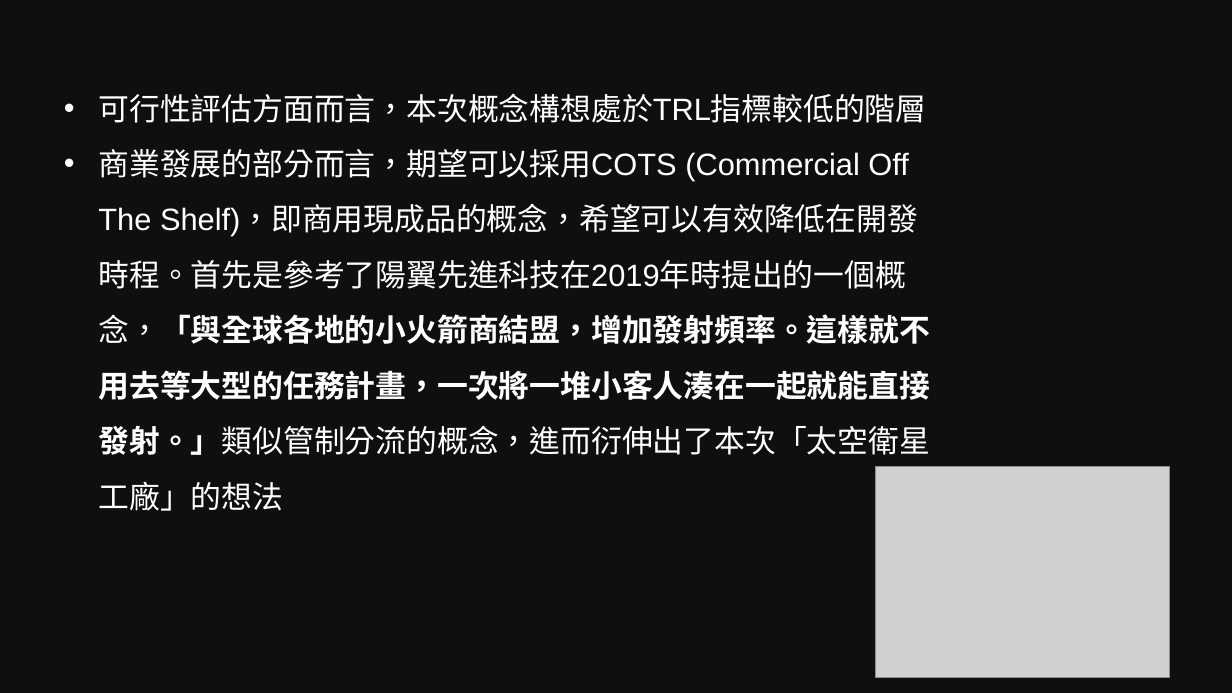
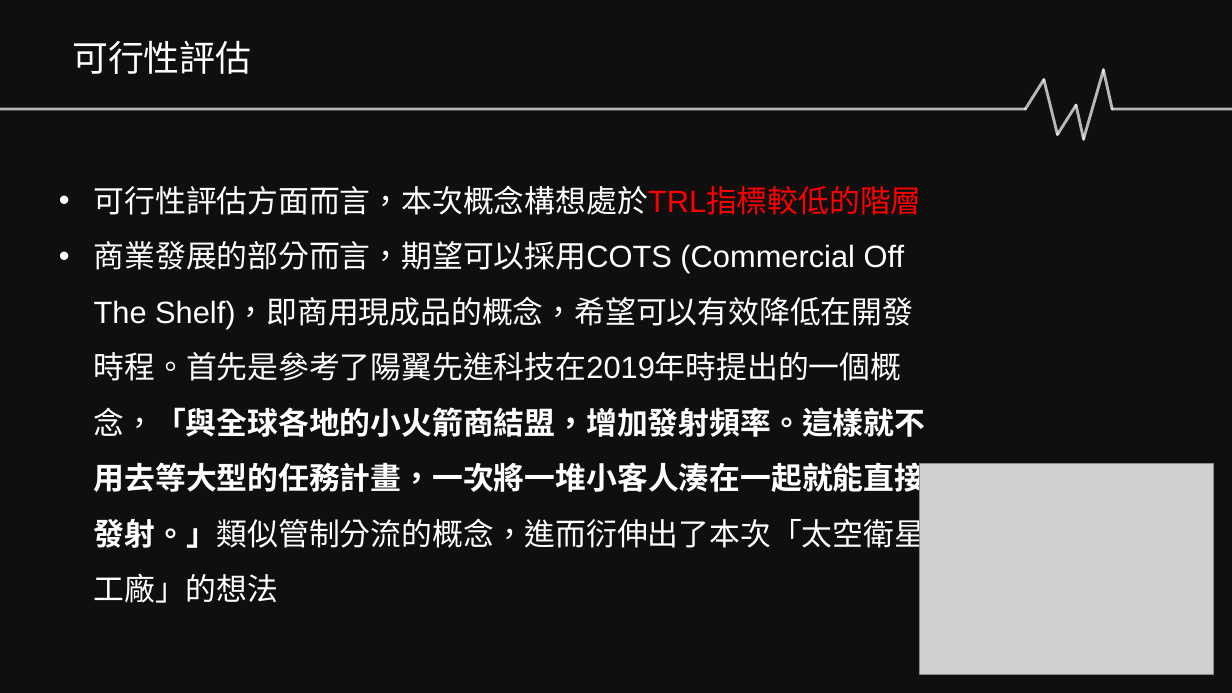
Before and after one commit to Sikako/hackthon, a slide deck: slide 9 of bigdata.pptx (slide 7 before the commit). Drawn at 1232x693 pixels with LibreOffice and Linux fonts; fonts in the diff are those of the drawing; grey boxes stand for pictures; background and template pictures are left out; a plain dark background stands for a picture behind light text. Boxes give left, top, right and bottom in pixels: in the first picture for what was removed or moved away, otherwise in the second. Text is boxed around its words. In the diff, an @@ line names an element or a change of style, - is before the commit and + after.

```diff
--- a/bigdata.pptx
+++ b/bigdata.pptx
@@ text added at [72,40,251,74], 28 pt, text #FFFFFF @@
+可行性評估
@@ group added at [0,69,1232,140]: 8 lines @@
@@ text "可行性評估方面而言，本次概念構想處於TRL指標較低的階層": place and size @@
-text "可行性評估方面而言，本次概念構想處於TRL指標較低的階層" at [98,94,930,511]
+text "可行性評估方面而言，本次概念構想處於TRL指標較低的階層" at [94,186,926,603]
@@ text at [94,186,922,215]: text colour #FFFFFF to #FF0000 in "可行性評估方面而言，本次概念構想處於TRL指標較低的階層" @@
@@ picture: place and size @@
-picture at [875,466,1169,677]
+picture at [921,464,1214,675]
```
Also in this commit, not shown: 9 other slides changed, 2 slides added, 17 slides removed, 3 other files.
